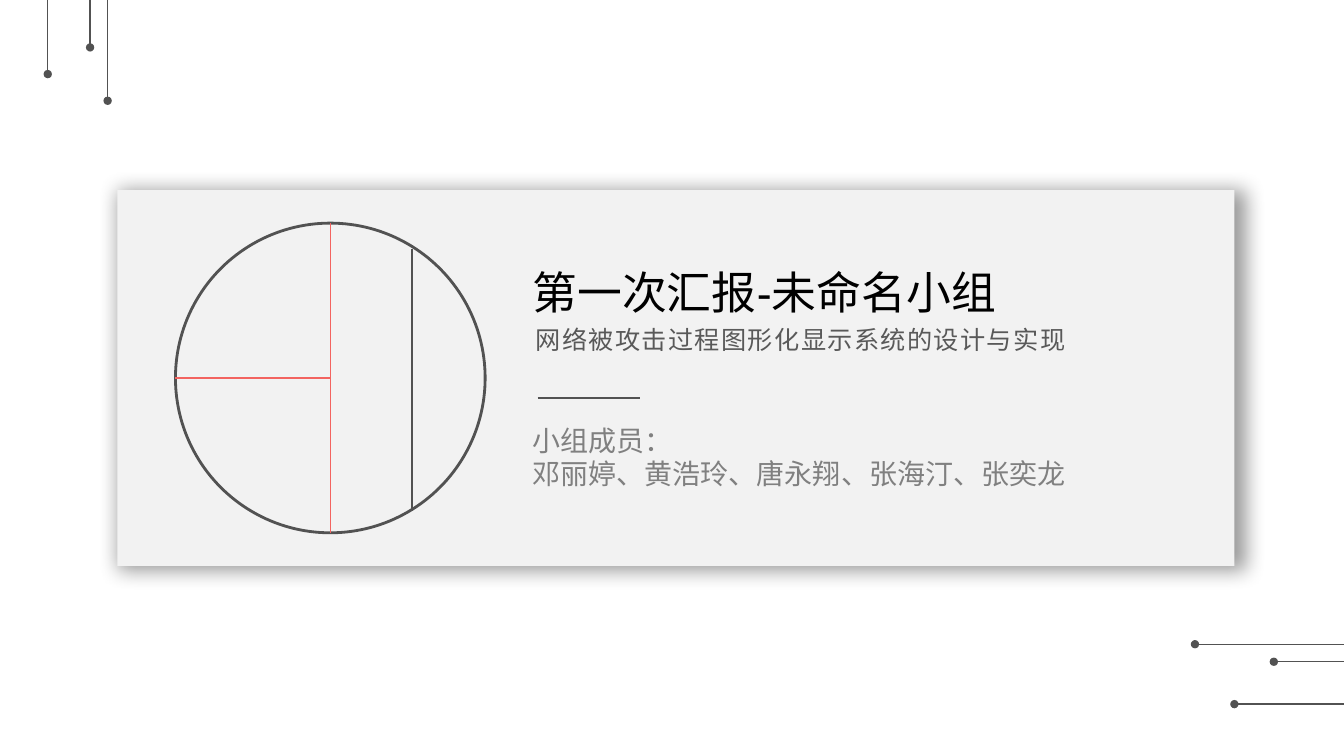
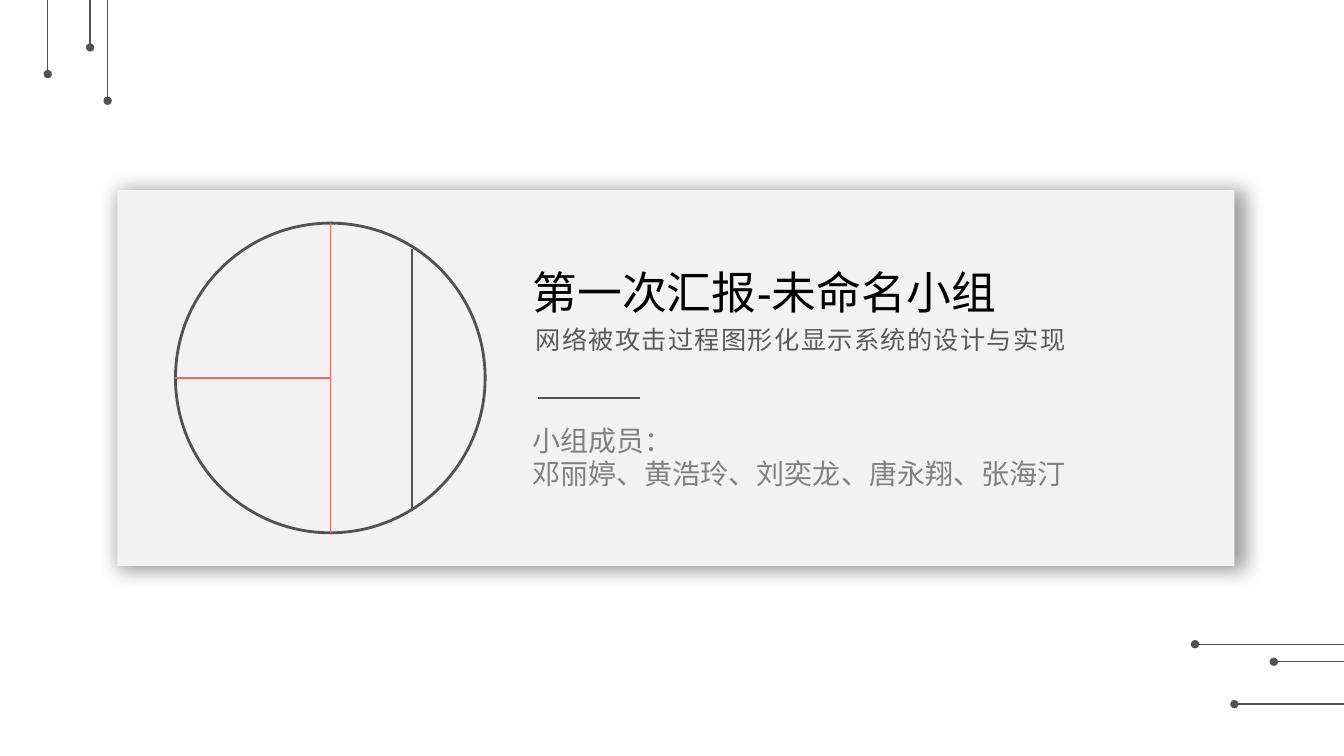
Before and after one commit to Cheeennnnnnnn/Unnamed, a slide deck: slide 1 of 第一次提交物-未命名小组/第1次汇报-未命名小组.pptx. Drawn at 1344x756 pixels with LibreOffice and Linux fonts; fonts in the diff are those of the drawing. Boxes give left, top, right and bottom in pixels: in the first picture for what was removed or moved away, otherwise in the second. Text is boxed around its words. In the diff, an @@ line names an element or a change of style, - is before the commit and + after.

```diff
--- a/第一次提交物-未命名小组/第1次汇报-未命名小组.pptx
+++ b/第一次提交物-未命名小组/第1次汇报-未命名小组.pptx
@@ text at bbox=[533, 460, 1066, 486]: text changed @@
-邓丽婷、黄浩玲、唐永翔、张海汀、张奕龙
+邓丽婷、黄浩玲、刘奕龙、唐永翔、张海汀
```
Also in this commit, not shown: 2 other slides changed, 1 slide removed, 5 other files.
